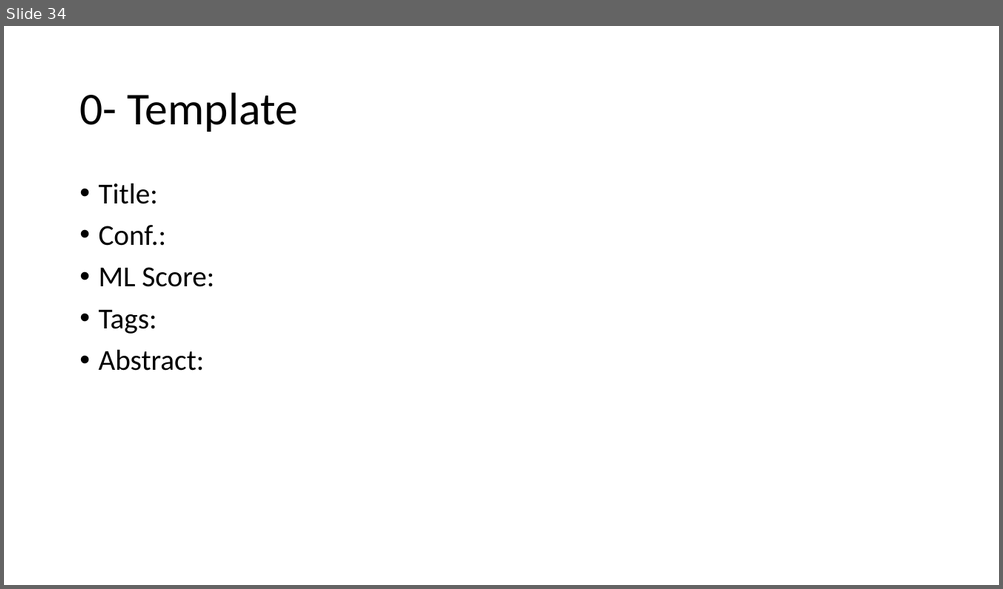
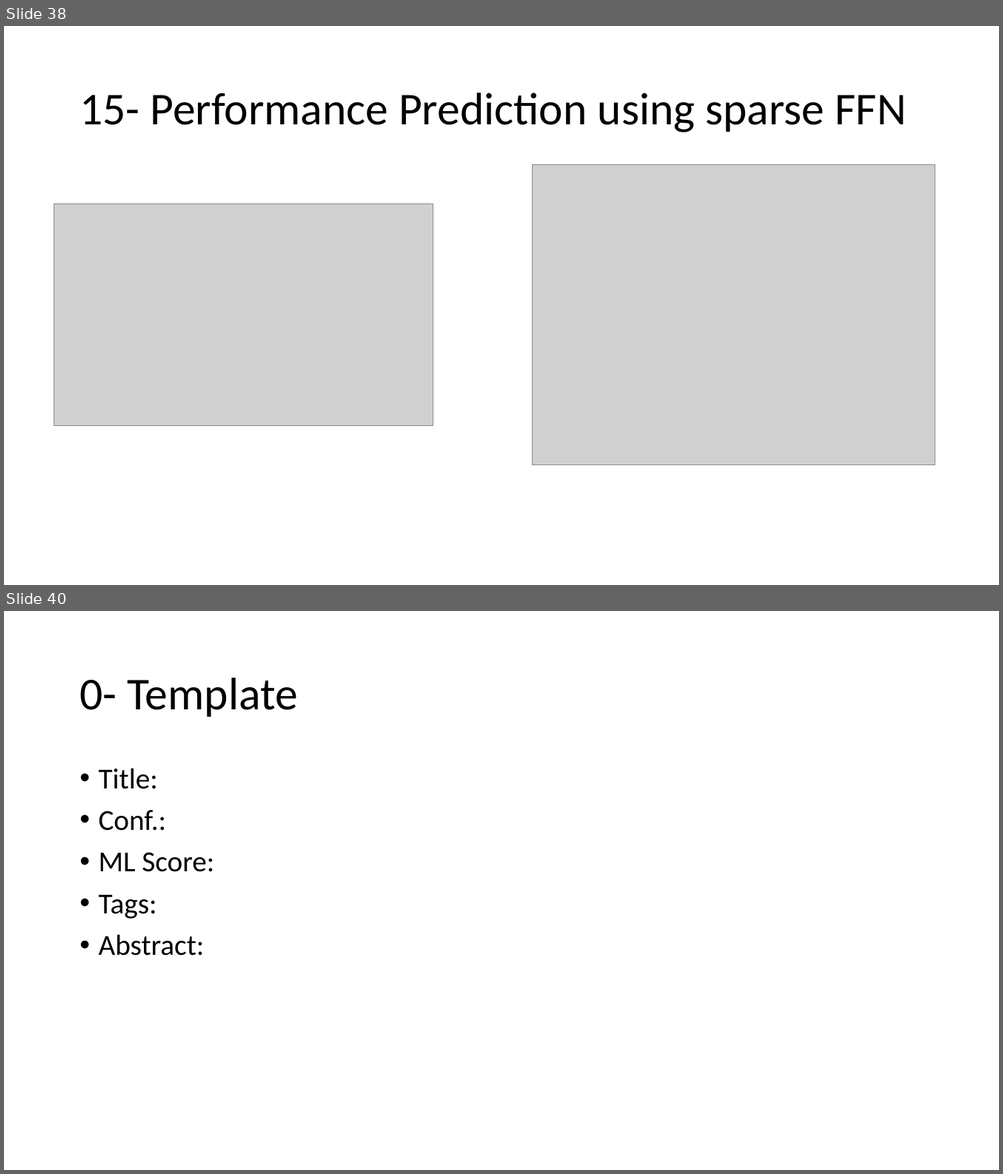
Before and after one commit to AhmadM-DL/SEML, a slide deck: SEML.pptx. Shown one above the other, each under a label of ours: slide 34 before the commit, slides 38 and 40 after it; the slides between them are not shown. The pictures are 1003x589 and 1003x1174 pixels, drawn with LibreOffice and Linux fonts; fonts in the diff are those of the drawing; grey boxes stand for pictures. Boxes give left, top, right and bottom in pixels: in the first picture for what was removed or moved away, otherwise in the second. Text is boxed around its words. In the diff, an @@ line names an element or a change of style, - is before the commit and + after.

```diff
--- a/SEML.pptx
+++ b/SEML.pptx
@@ slide 38 added at (x1=4, y1=26, x2=999, y2=585), background #FFFFFF @@
@@ title added at (x1=79, y1=93, x2=905, y2=133), 44 pt, text #000000 @@
+15- Performance Prediction using sparse FFN
@@ picture added at (x1=532, y1=165, x2=935, y2=466) @@
@@ picture added at (x1=54, y1=204, x2=433, y2=426) @@
@@ what was slide 34 is now slide 40 @@
```
Also in this commit, not shown: 1 slide changed, 5 other slides added.
